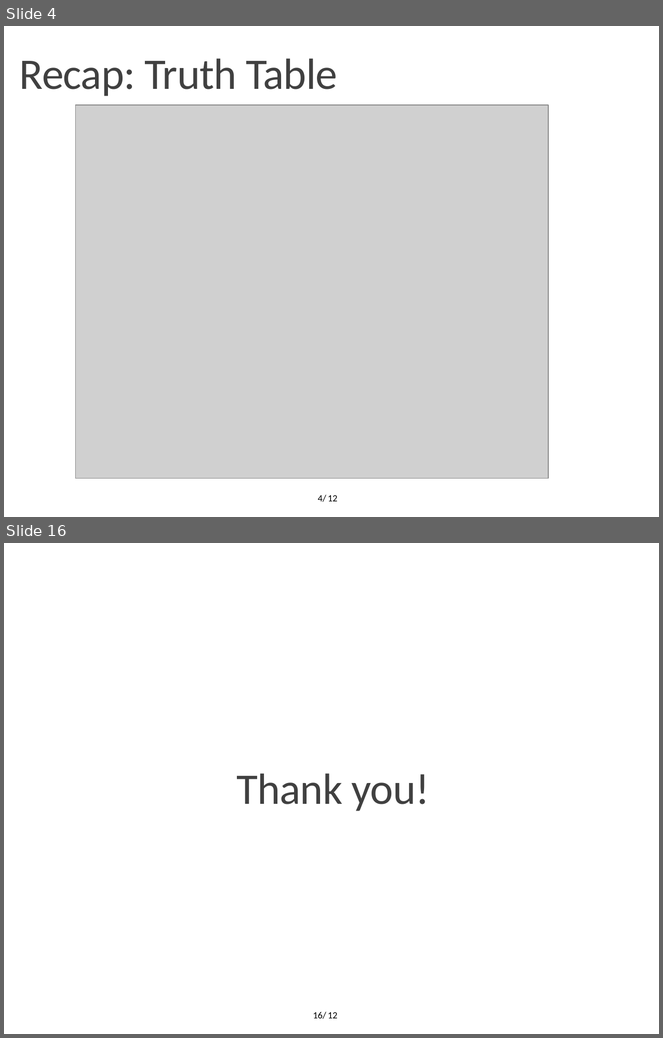
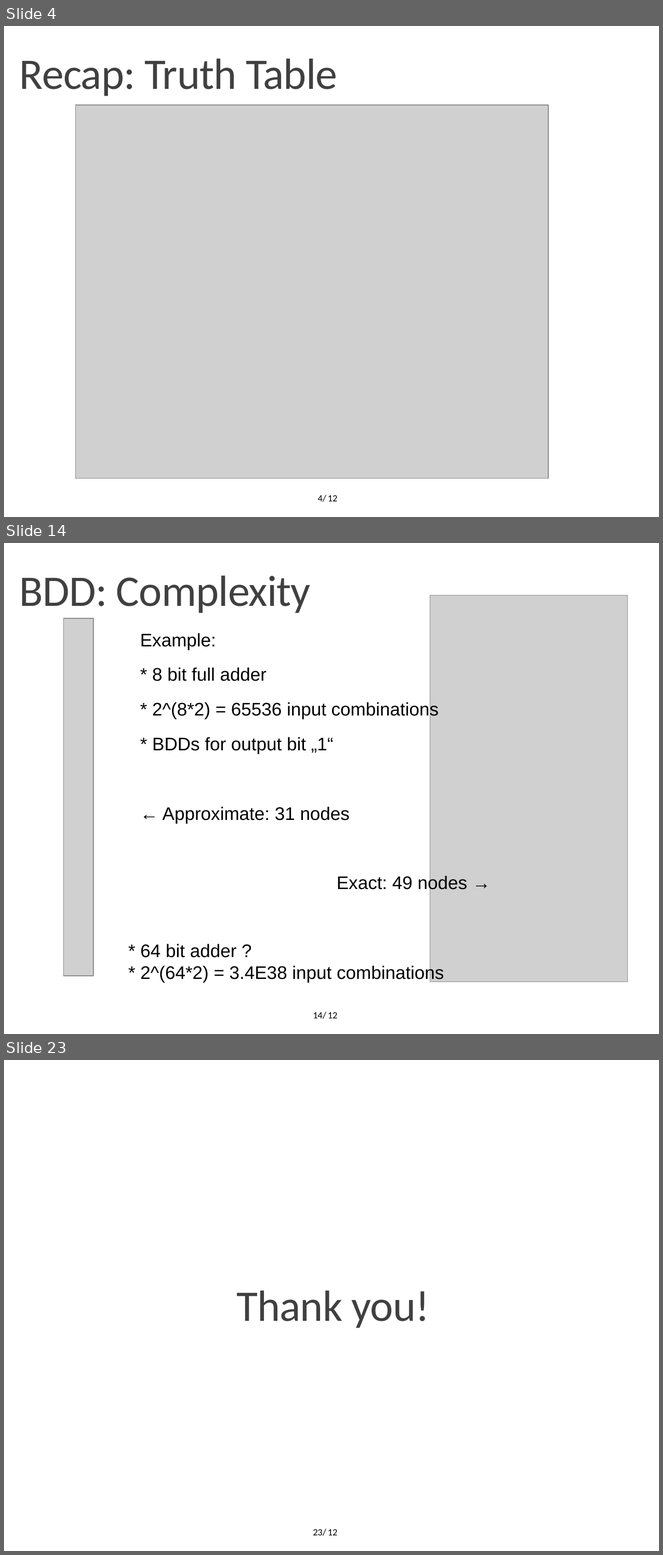
Before and after one commit to OrionLightning/Approximate-Circuit, a slide deck: Presentation Slides/Second Midterm (11-01-2022)/Midterm 11-01-2022.pptx. Shown one above the other, each under a label of ours: slides 4 and 16 before the commit, slides 4, 14 and 23 after it; the slides between them are not shown. The pictures are 663x1038 and 663x1555 pixels, drawn with LibreOffice and Linux fonts; fonts in the diff are those of the drawing; grey boxes stand for pictures; background and template pictures are left out. Boxes give left, top, right and bottom in pixels: in the first picture for what was removed or moved away, otherwise in the second. Text is boxed around its words. In the diff, an @@ line names an element or a change of style, - is before the commit and + after.

```diff
--- a/Presentation Slides/Second Midterm (11-01-2022)/Midterm 11-01-2022.pptx
+++ b/Presentation Slides/Second Midterm (11-01-2022)/Midterm 11-01-2022.pptx
@@ slide 14 added at (4, 543, 659, 1034), background #FFFFFF; not listed: 1 template element that a slide beside it also shows @@
@@ text added at (20, 575, 311, 613), 48 pt, text #404040 @@
+BDD: Complexity
@@ picture added at (430, 596, 628, 982) @@
@@ picture added at (64, 618, 94, 976) @@
@@ text added at (140, 633, 467, 893), 20 pt, text #000000 @@
+Example:
+* 8 bit full adder
+* 2^(8*2) = 65536 input combinations
+* BDDs for output bit „1“
+← Approximate: 31 nodes
+Exact: 49 nodes →
@@ text added at (140, 944, 444, 982), 20 pt, text #000000 @@
+* 64 bit adder ?
+* 2^(64*2) = 3.4E38 input combinations
@@ page number added at (313, 1012, 326, 1019), 10.5 pt, text #000000 @@
+14/
@@ what was slide 16 is now slide 23 @@
@@ page number at (313, 1529, 326, 1536): text changed @@
-16/
+23/
```
Also in this commit, not shown: 12 slides changed, 7 other slides added, 1 slide removed, 2 other files.
